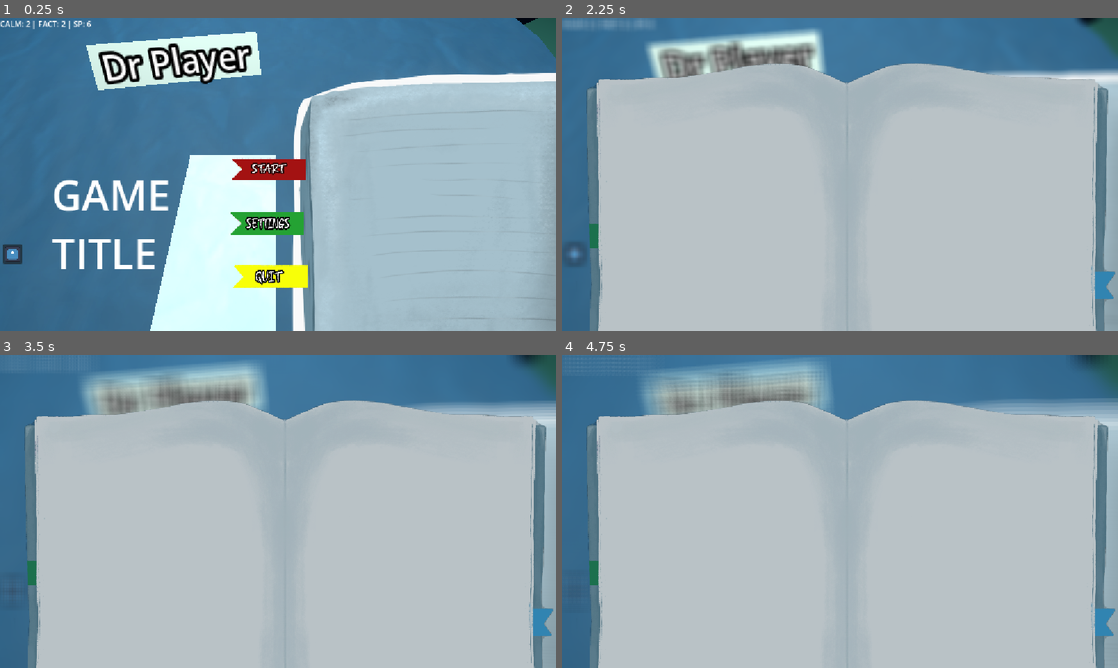
Above: before the commit, frames 1-4 (two rows, left to right).
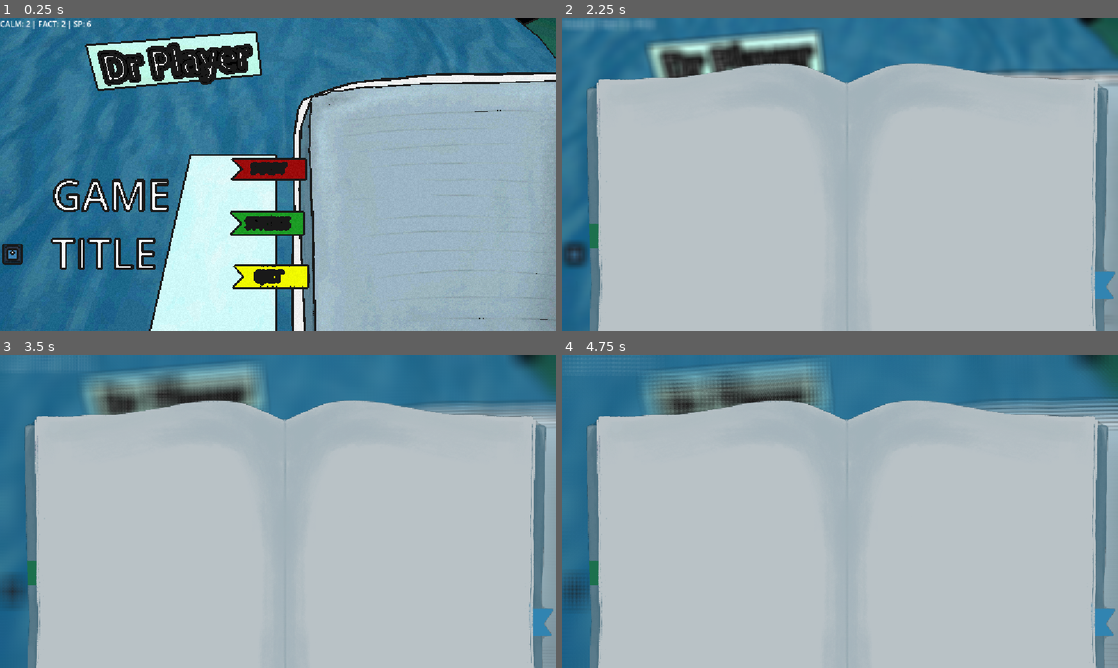
Above: after the commit, the same moments.

Repository: Blulow/octavuss_office
Game: Godot game, scene res://scenes/main_menu.tscn
The game is run twice, just before and just after one commit, with the same random seed, the same clock (stepped at 60 frames per second) and the same inputs. The engine's default icon, where the game draws it, is replaced by a stand-in: a white triangle on a blue panel in a dark square.
Inputs (mouse positions are in pixels of both pictures, inside the frame that each line leads up to):
- Up to frame 1 (0.25 s): no input
- Up to frame 2 (2.25 s): click (573, 252) at 0.5 s; click (573, 252) at 1.25 s; click (573, 252) at 2 s
- Up to frame 3 (3.5 s): tap Enter (ui_accept) at 2.75 s; drag from (305, 505) to (333, 442) at 2.77 s
- Up to frame 4 (4.75 s): tap Enter (ui_accept) at 3.5, 4.25 s; drag from (867, 561) to (812, 574) at 3.52 s; move the mouse to (867, 614) at 4.27 s; hold E (interact) from 4.28 s (still down); click (867, 614) at 4.42 s

The runs differ from the first frame. In frame 1, 21% of the frame differs, in the area x 0-100%, y 0-100%; in frame 2, 5.8%; in frame 3, 5.9%; in frame 4, 5.7%.

Commit message:
change: environment paper lighting and shaders

Diff:
--- /dev/null
+++ b/assets/shader/papercam.gdshader
@@ -0,0 +1,56 @@
+shader_type spatial;
+render_mode unshaded, skip_vertex_transform;
+
+// Grab textures from Godot screen memory
+uniform sampler2D screen_texture : hint_screen_texture, filter_nearest;
+uniform sampler2D depth_texture : hint_depth_texture, filter_nearest;
+
+// Style variables you can tune in Inspector
+uniform vec4 line_color : source_color = vec4(0.1, 0.1, 0.1, 1.0);
+uniform float line_thickness : hint_range(0.0, 5.0) = 1.0;
+uniform float color_steps : hint_range(2.0, 16.0) = 5.0; // Flattens colors
+uniform float paper_grain_strength : hint_range(0.0, 0.2) = 0.05;
+
+void vertex() {
+    // Locks the quad directly to the camera screen
+    POSITION = vec4(VERTEX.xy, 1.0, 1.0);
+}
+
+// Pseudo-random function to generate a fast paper pulp noise grid
+float noise(vec2 uv) {
+    return fract(sin(dot(uv.xy, vec2(12.9898, 78.233))) * 43758.5453123);
+}
+
+void fragment() {
+    vec2 uv = SCREEN_UV;
+
+    // 1. Sample base screen colors
+    vec3 scene_color = texture(screen_texture, uv).rgb;
+
+    // 2. Posterize (Flatten the color shading into distinct paper-ink bands)
+    scene_color = floor(scene_color * color_steps) / color_steps;
+
+    // 3. Sobel Edge Detection (Draws ink lines based on 3D depth changes)
+    vec2 size = (1.0 / VIEWPORT_SIZE) * line_thickness;
+    float depth_center = texture(depth_texture, uv).r;
+    float depth_left   = texture(depth_texture, uv + vec2(-size.x, 0.0)).r;
+    float depth_right  = texture(depth_texture, uv + vec2(size.x, 0.0)).r;
+    float depth_top    = texture(depth_texture, uv + vec2(0.0, -size.y)).r;
+    float depth_bottom = texture(depth_texture, uv + vec2(0.0, size.y)).r;
+
+    float edge = abs(depth_center - depth_left) +
+                 abs(depth_center - depth_right) +
+                 abs(depth_center - depth_top) +
+                 abs(depth_center - depth_bottom);
+
+    // 4. Mix in paper pulp grain over the screen
+    float grain = noise(uv * 1000.0) * paper_grain_strength;
+    scene_color -= vec3(grain);
+
+    // 5. Output color or blend into ink outline if depth jumps sharply
+    if (edge > 0.005) {
+        ALBEDO = line_color.rgb;
+    } else {
+        ALBEDO = scene_color;
+    }
+}
--- /dev/null
+++ b/assets/shader/papercam2d.gdshader
@@ -0,0 +1,51 @@
+shader_type canvas_item;
+
+// Grab the fully rendered 3D screen texture
+uniform sampler2D screen_texture : hint_screen_texture, filter_nearest;
+
+// Tune these parameters inside the Inspector
+uniform vec4 line_color : source_color = vec4(0.1, 0.1, 0.1, 1.0);
+uniform float line_thickness : hint_range(0.0, 5.0) = 1.0;
+uniform float color_steps : hint_range(2.0, 30.0) = 5.0; // Flattens shading
+uniform float paper_grain_strength : hint_range(0.0, 0.2) = 0.05;
+
+// Pseudo-random noise for the paper pulp texture
+float noise(vec2 uv) {
+    return fract(sin(dot(uv.xy, vec2(12.9898, 78.233))) * 43758.5453123);
+}
+
+void fragment() {
+    vec2 uv = SCREEN_UV;
+
+    // 1. Sample the rendered 3D scene
+    vec3 scene_color = texture(screen_texture, uv).rgb;
+
+    // 2. Posterize (Compress smooth gradients into flat paper-ink blocks)
+    scene_color = floor(scene_color * color_steps) / color_steps;
+
+    // 3. Screen-space Edge Detection (Detects sharp color differences for lines)
+    vec2 size = SCREEN_PIXEL_SIZE * line_thickness;
+
+    vec3 col_c = texture(screen_texture, uv).rgb;
+    vec3 col_l = texture(screen_texture, uv + vec2(-size.x, 0.0)).rgb;
+    vec3 col_r = texture(screen_texture, uv + vec2(size.x, 0.0)).rgb;
+    vec3 col_t = texture(screen_texture, uv + vec2(0.0, -size.y)).rgb;
+    vec3 col_b = texture(screen_texture, uv + vec2(0.0, size.y)).rgb;
+
+    // Calculate color variance across neighbors
+    float edge = distance(col_c, col_l) +
+                 distance(col_c, col_r) +
+                 distance(col_c, col_t) +
+                 distance(col_c, col_b);
+
+    // 4. Inject paper pulp noise grain
+    float grain = noise(uv * 900.0) * paper_grain_strength;
+    scene_color -= vec3(grain);
+
+    // 5. Apply the ink line if the color boundary changes fast enough
+    if (edge > 0.15) {
+        COLOR = vec4(line_color.rgb, 1.0);
+    } else {
+        COLOR = vec4(scene_color, 1.0);
+    }
+}
--- a/scenes/main_menu.tscn
+++ b/scenes/main_menu.tscn
@@ -15,6 +15,7 @@
 [ext_resource type="PackedScene" uid="uid://db0cmrkkmfc16" path="res://scenes/game.tscn" id="12_flqon"]
 [ext_resource type="PackedScene" uid="uid://djtxrqeg6047t" path="res://scenes/settings menu.tscn" id="13_5pajh"]
 [ext_resource type="PackedScene" uid="uid://d37warxbuyts5" path="res://scenes/world/world_objects.tscn" id="13_rcqid"]
+[ext_resource type="Shader" uid="uid://dhmu2l8b2f010" path="res://assets/shader/papercam2d.gdshader" id="17_j7ex8"]
 
 [sub_resource type="CapsuleMesh" id="CapsuleMesh_u8ny3"]
 
@@ -80,6 +81,15 @@
 [sub_resource type="StandardMaterial3D" id="StandardMaterial3D_68xlc"]
 albedo_color = Color(0.27163696, 0.50390625, 0.46786442, 1)
 
+[sub_resource type="BoxMesh" id="BoxMesh_drhbd"]
+
+[sub_resource type="ShaderMaterial" id="ShaderMaterial_u8ny3"]
+shader = ExtResource("17_j7ex8")
+shader_parameter/line_color = Color(0.1, 0.1, 0.1, 1)
+shader_parameter/line_thickness = 0.4950000235125
+shader_parameter/color_steps = 30.0
+shader_parameter/paper_grain_strength = 0.05
+
 [node name="MainMenu" type="Node3D" unique_id=1446060369]
 script = ExtResource("1_lgwnu")
 
@@ -150,25 +160,25 @@
 
 [node name="SpotLight3D" type="SpotLight3D" parent="Lights" unique_id=1455996595]
 transform = Transform3D(0.96775514, -0.0071286685, -0.25179207, 0.25175235, -0.006022652, 0.967773, -0.008415388, -0.9999565, -0.0040337937, -2.1907377, 6.31761, 0.07854998)
-light_color = Color(0.8745098, 1, 0.95882356, 1)
-light_energy = 9.653
-light_size = 0.34
+light_color = Color(0.7578125, 1, 0.9259191, 1)
+light_energy = 9.25
 shadow_enabled = true
-shadow_opacity = 0.0
+shadow_opacity = 0.08
 spot_range = 10.382
-spot_angle = 89.23
-spot_angle_attenuation = 3.7321637
+spot_angle = 88.36
 
 [node name="SpotLight3D2" type="SpotLight3D" parent="Lights" unique_id=1176063429]
 transform = Transform3D(-0.96429217, 0.014743952, 0.2644302, 0.26446164, 0.00019033377, 0.96439624, 0.014168682, 0.9998913, -0.0040827473, 1.9578328, 6.31761, 0.07854998)
-light_color = Color(0.8745098, 1, 0.95882356, 1)
-light_energy = 9.653
-light_size = 0.34
+light_color = Color(0.7578125, 1, 0.9259191, 1)
+light_energy = 9.25
 shadow_enabled = true
-shadow_opacity = 0.0
+shadow_opacity = 0.08
 spot_range = 10.382
-spot_angle = 89.88
-spot_angle_attenuation = 2.462306
+spot_angle = 88.36
+
+[node name="DirectionalLight3D" type="DirectionalLight3D" parent="Lights" unique_id=897654176]
+transform = Transform3D(1, 0, 0, 0, 0.15567228, 0.9878088, 0, -0.9878088, 0.15567228, 0, 8.093214, 0)
+visible = false
 
 [node name="WorldEnvironment" type="WorldEnvironment" parent="." unique_id=1359823609]
 environment = SubResource("Environment_u8ny3")
@@ -318,4 +328,19 @@
 mesh = SubResource("PlaneMesh_drhbd")
 surface_material_override/0 = SubResource("StandardMaterial3D_68xlc")
 
+[node name="MeshInstance3D" type="MeshInstance3D" parent="." unique_id=299052200]
+transform = Transform3D(0.6072086, 2.8204692e-09, -0.7945426, -0.32044777, 0.9150629, -0.24489394, 0.7270563, 0.40331107, 0.555634, 0, 0.31939495, -1.9246533)
+mesh = SubResource("BoxMesh_drhbd")
+
+[node name="PaperShader" type="CanvasLayer" parent="." unique_id=932288097]
+
+[node name="ColorRect" type="ColorRect" parent="PaperShader" unique_id=754703757]
+material = SubResource("ShaderMaterial_u8ny3")
+anchors_preset = 15
+anchor_right = 1.0
+anchor_bottom = 1.0
+grow_horizontal = 2
+grow_vertical = 2
+mouse_filter = 2
+
 [connection signal="onclick" from="MainMenuUI/Book/Strips/Strip" to="." method="_on_strip_onclick"]
--- a/scenes/world/world_objects.tscn
+++ b/scenes/world/world_objects.tscn
@@ -9,15 +9,19 @@
 [ext_resource type="Texture2D" uid="uid://bgpm61h28gf1m" path="res://assets/textures/environment_sofa_OcclusionRoughnessMetallic.png" id="7_34ksg"]
 
 [sub_resource type="ORMMaterial3D" id="ORMMaterial3D_34j72"]
+diffuse_mode = 3
 albedo_texture = ExtResource("2_7hq2q")
 orm_texture = ExtResource("4_kif0n")
 normal_enabled = true
+normal_scale = 9.83
 normal_texture = ExtResource("3_xvsnw")
 
 [sub_resource type="ORMMaterial3D" id="ORMMaterial3D_kdvlo"]
+diffuse_mode = 3
 albedo_texture = ExtResource("5_igk8o")
 orm_texture = ExtResource("7_34ksg")
 normal_enabled = true
+normal_scale = 3.38
 normal_texture = ExtResource("6_vswrd")
 
 [node name="scene" unique_id=2038157985 instance=ExtResource("1_wkta0")]
Not shown, added: assets/shader/papercam.gdshader.uid
Not shown, added: assets/shader/papercam2d.gdshader.uid
